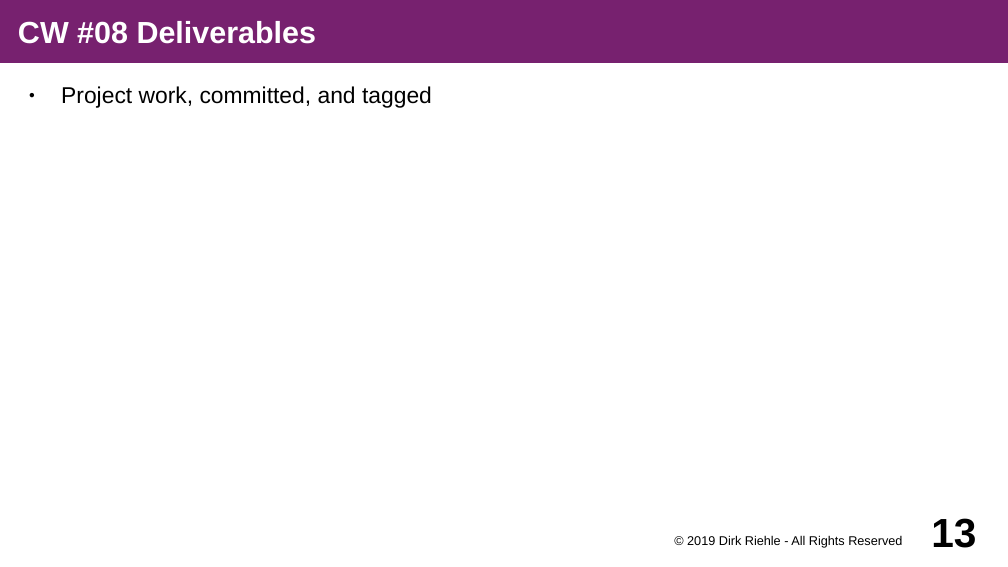
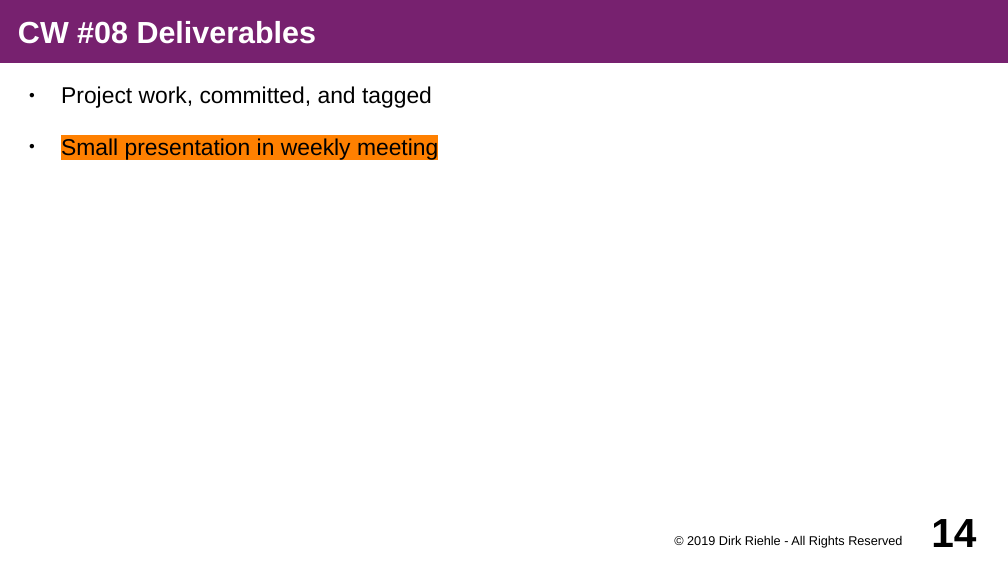
Before and after one commit to dirkriehle/amse-course, a slide deck: slide 14 of Lecture slides/AMSE A02 - Course Schedule.odp (slide 13 before the commit). Drawn at 1008x567 pixels with LibreOffice and Linux fonts; fonts in the diff are those of the drawing. Boxes give left, top, right and bottom in pixels: in the first picture for what was removed or moved away, otherwise in the second. Text is boxed around its words. In the diff, an @@ line names an element or a change of style, - is before the commit and + after.

```diff
--- a/Lecture slides/AMSE A02 - Course Schedule.odp
+++ b/Lecture slides/AMSE A02 - Course Schedule.odp
@@ text at (x1=61, y1=138, x2=438, y2=161): paragraph added @@
+● Small presentation in weekly meeting
@@ page number at (x1=931, y1=519, x2=976, y2=547): text changed @@
-13
+14
```
Also in this commit, not shown: 13 other slides changed, 1 slide added, 5 other files.
